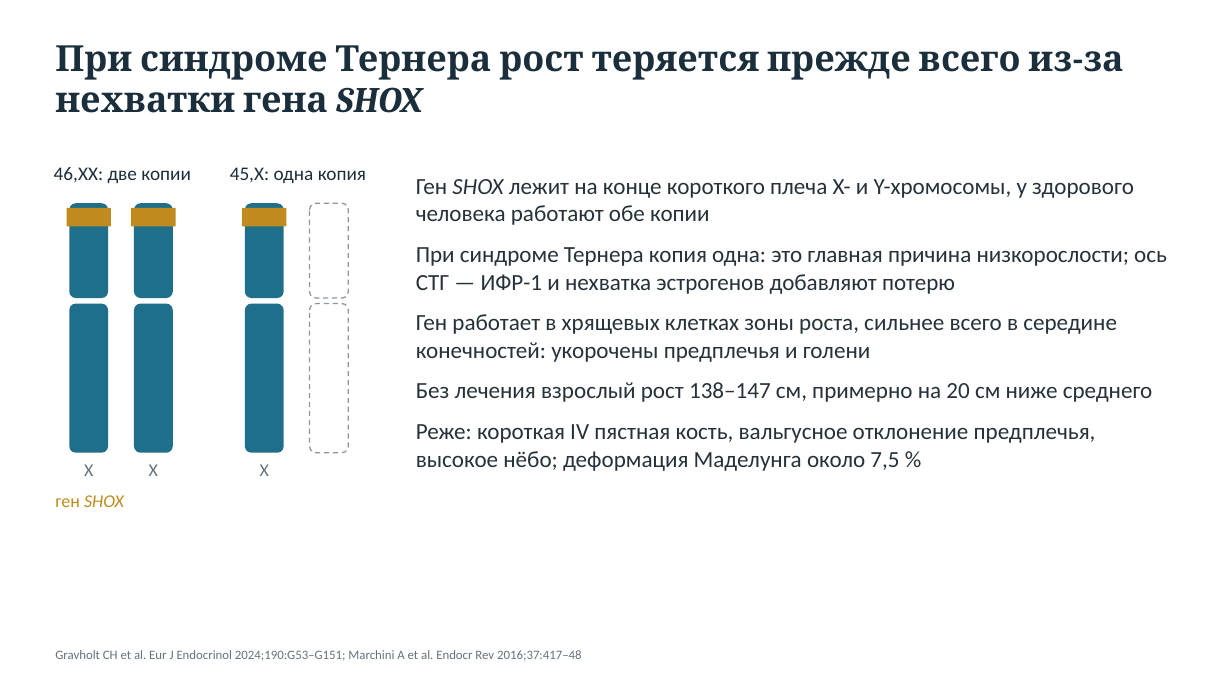
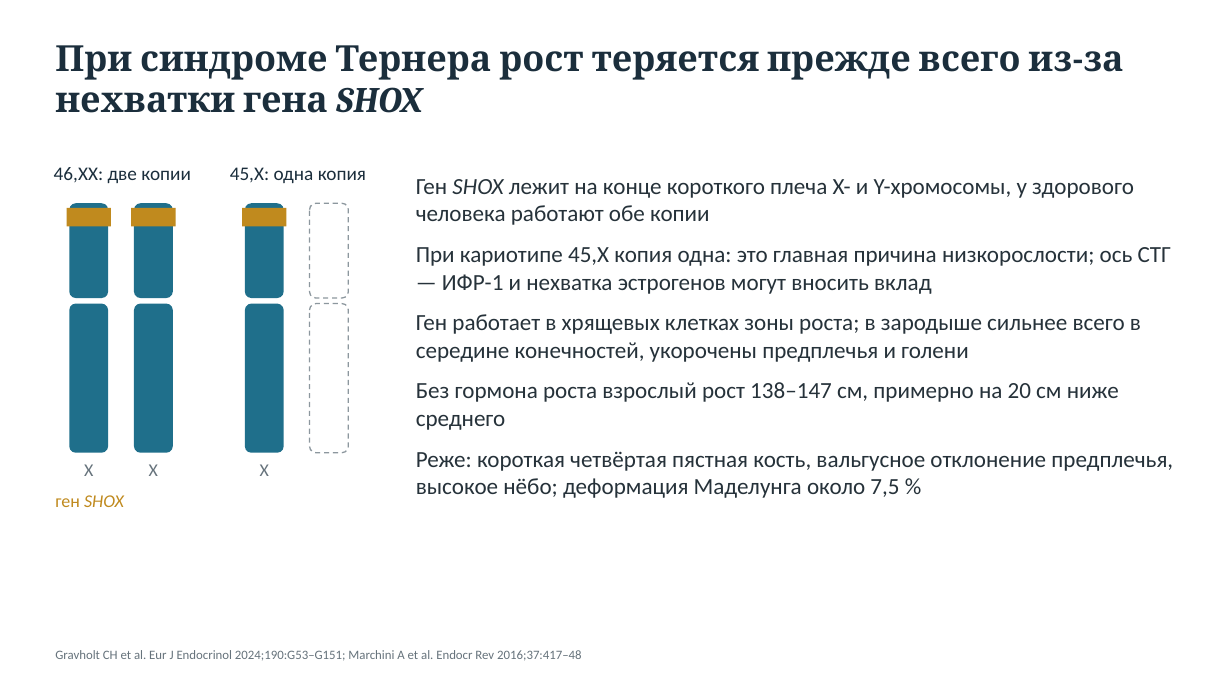
Before and after one commit to drabdulbosit1-eng/my-test-cloud, a slide deck: slide 31 of Endo_short_stature/Эндокринные причины низкорослости 2026.pptx. Drawn at 1232x693 pixels with LibreOffice and Linux fonts; fonts in the diff are those of the drawing. Boxes give left, top, right and bottom in pixels: in the first picture for what was removed or moved away, otherwise in the second. Text is boxed around its words. In the diff, an @@ line names an element or a change of style, - is before the commit and + after.

```diff
--- a/Endo_short_stature/Эндокринные причины низкорослости 2026.pptx
+++ b/Endo_short_stature/Эндокринные причины низкорослости 2026.pptx
@@ text at [416,247,1173,498]: text changed @@
-При синдроме Тернера копия одна: это главная причина низкорослости; ось СТГ — ИФР-1 и нехватка эстрогенов добавляют потерю
-Ген работает в хрящевых клетках зоны роста, сильнее всего в середине конечностей: укорочены предплечья и голени
-Без лечения взрослый рост 138–147 см, примерно на 20 см ниже среднего
-Реже: короткая IV пястная кость, вальгусное отклонение предплечья, высокое нёбо; деформация Маделунга около 7,5 %
+При кариотипе 45,X копия одна: это главная причина низкорослости; ось СТГ — ИФР-1 и нехватка эстрогенов могут вносить вклад
+Ген работает в хрящевых клетках зоны роста; в зародыше сильнее всего в середине конечностей, укорочены предплечья и голени
+Без гормона роста взрослый рост 138–147 см, примерно на 20 см ниже среднего
+Реже: короткая четвёртая пястная кость, вальгусное отклонение предплечья, высокое нёбо; деформация Маделунга около 7,5 %
```
Also in this commit, not shown: 20 other slides changed, 13 other files.
